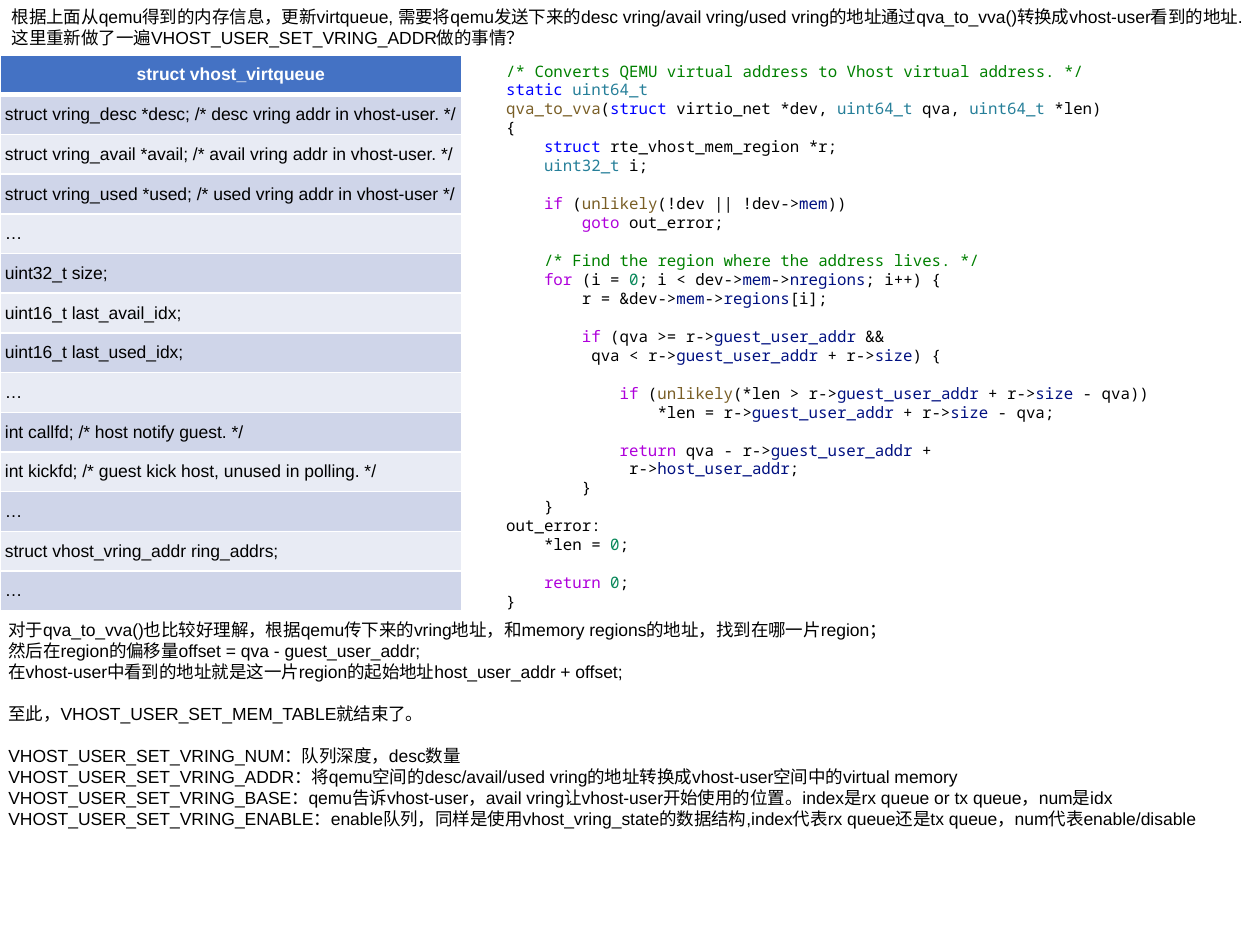
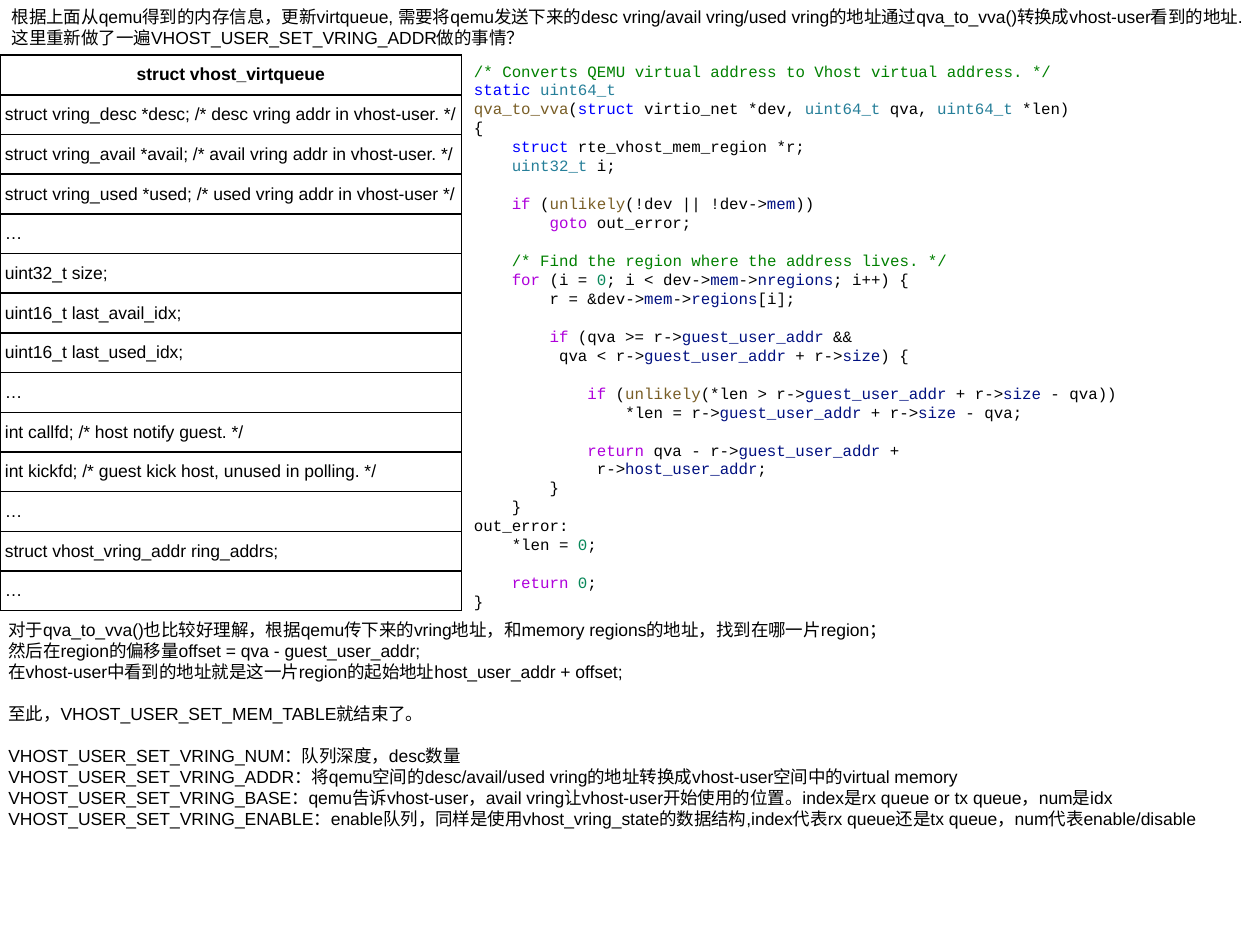
Before and after one commit to movetobe/xxx, a slide deck: slide 14 of xxx.pptx (slide 22 before the commit). Drawn at 1260x945 pixels with LibreOffice and Linux fonts; fonts in the diff are those of the drawing. Boxes give left, top, right and bottom in pixels: in the first picture for what was removed or moved away, otherwise in the second. Text is boxed around its words. In the diff, an @@ line names an element or a change of style, - is before the commit and + after.

```diff
--- a/xxx.pptx
+++ b/xxx.pptx
@@ table at (x1=0, y1=55, x2=461, y2=611) @@
@@ fill #4472C4 to none in row 1, column 1 @@
@@ fill #CFD5EA to none in 7 cells @@
@@ fill #E9EBF5 to none in 6 cells @@
@@ text colour #FFFFFF to #000000 in "struct vhost_virtqueue" @@
@@ borders changed @@
@@ text "/* Converts QEMU virtual address ..." moved from (x1=506, y1=65, x2=1149, y2=591) to (x1=474, y1=65, x2=1116, y2=591) @@
@@ text "/* Converts QEMU virtual address ..." at (x1=474, y1=65, x2=1116, y2=591): font Noto Sans Mono to Courier New @@
```
Also in this commit, not shown: 5 other slides changed, 11 slides added, 3 slides removed, 19 other files.
